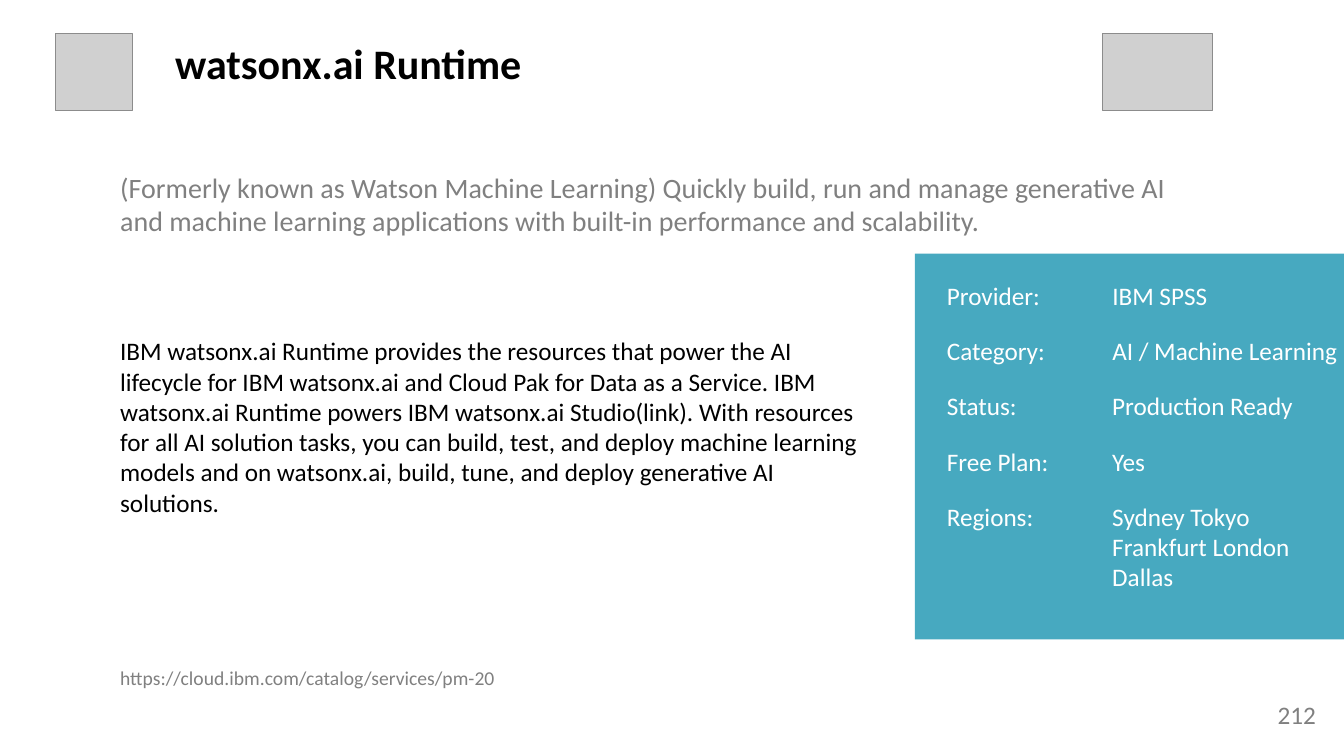
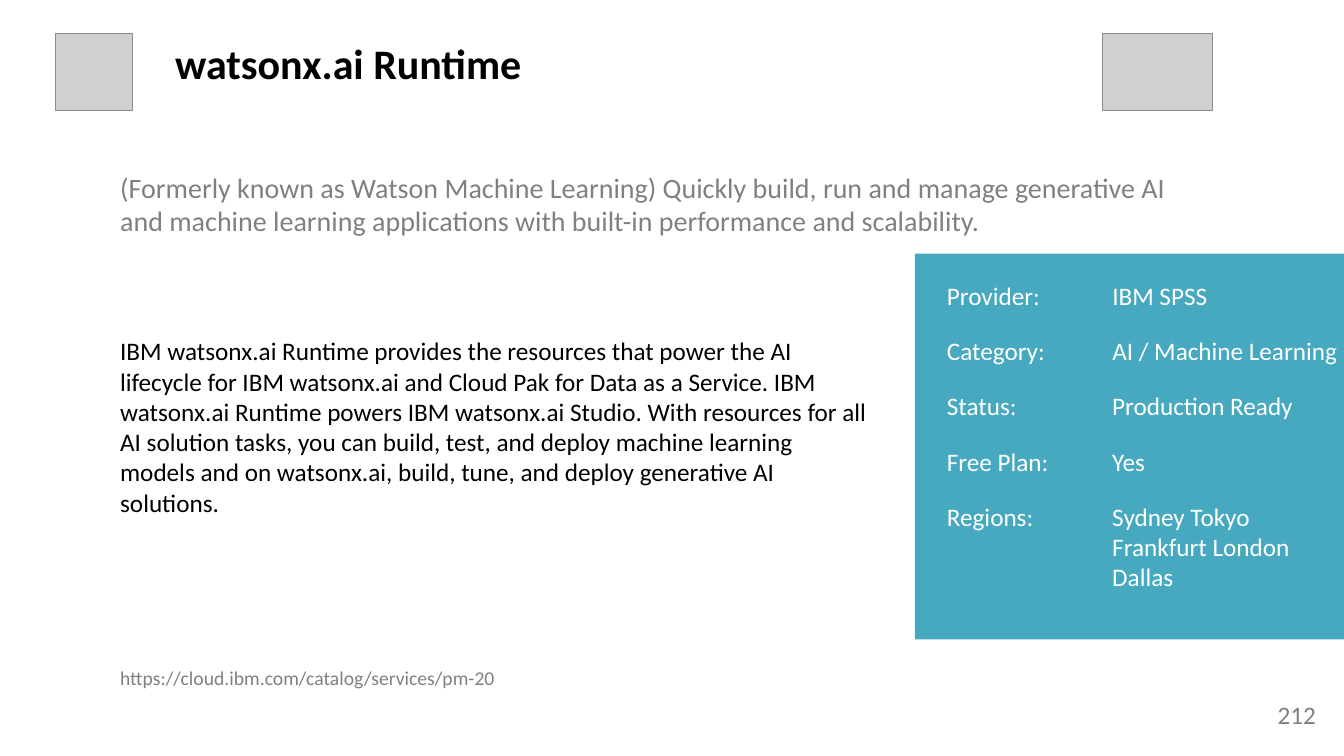
Before and after one commit to l2fprod/mycatalog, a slide deck: slide 212 of docs/generated/mycatalog.pptx. Drawn at 1344x756 pixels with LibreOffice and Linux fonts; fonts in the diff are those of the drawing; grey boxes stand for pictures. Boxes give left, top, right and bottom in pixels: in the first picture for what was removed or moved away, otherwise in the second. Text is boxed around its words. In the diff, an @@ line names an element or a change of style, - is before the commit and + after.

```diff
--- a/docs/generated/mycatalog.pptx
+++ b/docs/generated/mycatalog.pptx
@@ text at (120,342,866,513): text changed @@
-IBM watsonx.ai Runtime provides the resources that power the AI lifecycle for IBM watsonx.ai and Cloud Pak for Data as a Service. IBM watsonx.ai Runtime powers IBM watsonx.ai Studio(link). With resources for all AI solution tasks, you can build, test, and deploy machine learning models and on watsonx.ai, build, tune, and deploy generative AI solutions.
+IBM watsonx.ai Runtime provides the resources that power the AI lifecycle for IBM watsonx.ai and Cloud Pak for Data as a Service. IBM watsonx.ai Runtime powers IBM watsonx.ai Studio. With resources for all AI solution tasks, you can build, test, and deploy machine learning models and on watsonx.ai, build, tune, and deploy generative AI solutions.
```
Also in this commit, not shown: 7 other files.
